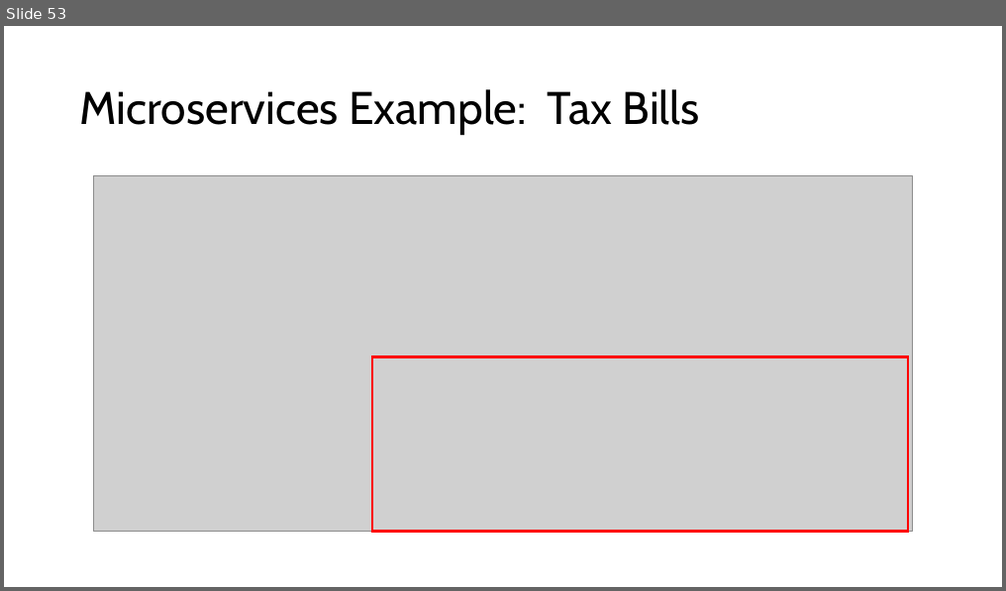
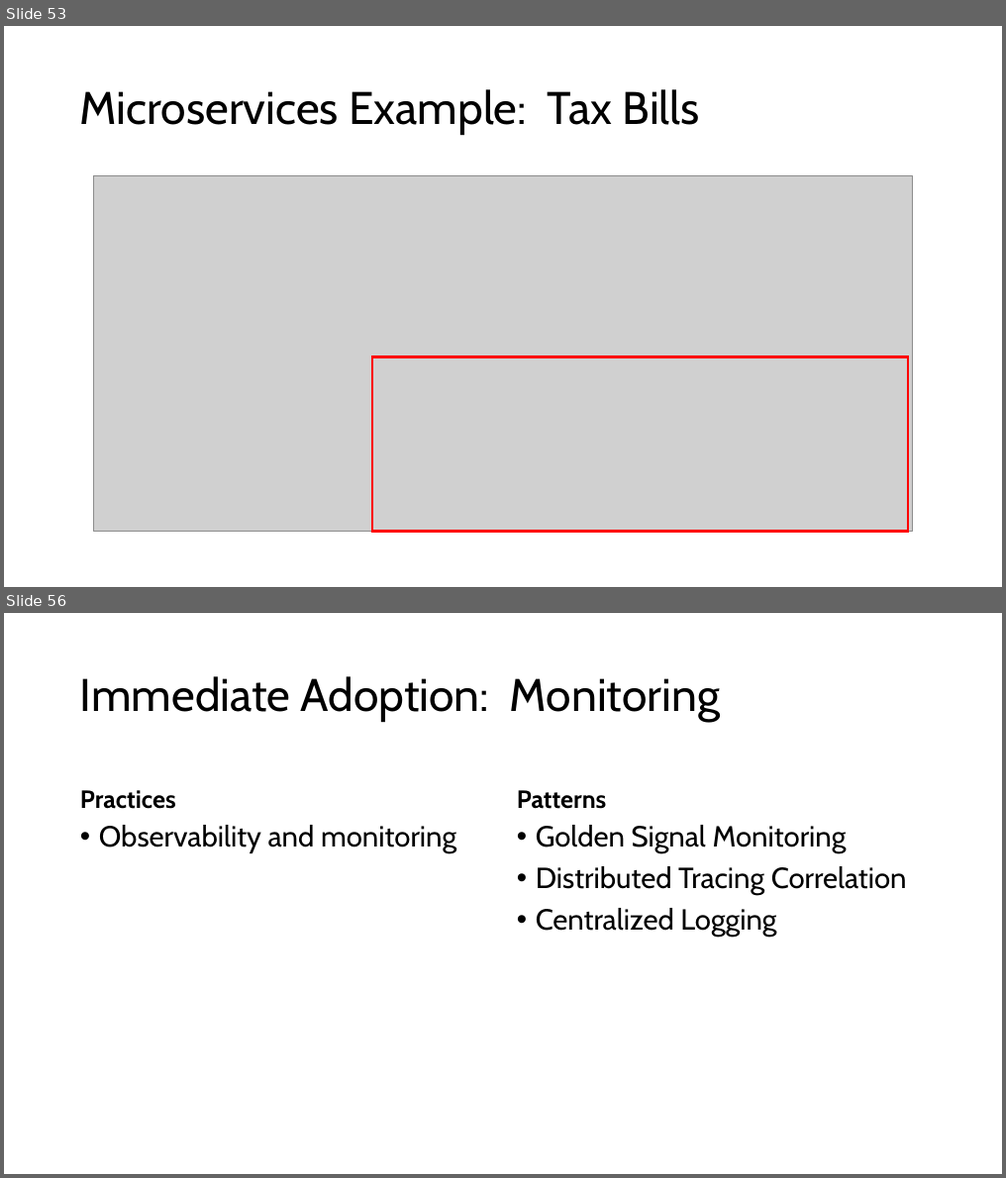
Before and after one commit to ericburcham/cloud-patterns-and-practices, a slide deck: Presentation.pptx. Shown one above the other, each under a label of ours: slide 53 before the commit, slides 53 and 56 after it; the slides between them are not shown. The pictures are 1006x591 and 1006x1178 pixels, drawn with LibreOffice and Linux fonts; fonts in the diff are those of the drawing; grey boxes stand for pictures. Boxes give left, top, right and bottom in pixels: in the first picture for what was removed or moved away, otherwise in the second. Text is boxed around its words. In the diff, an @@ line names an element or a change of style, - is before the commit and + after.

```diff
--- a/Presentation.pptx
+++ b/Presentation.pptx
@@ slide 56 added at (4, 613, 1002, 1174), background #FFFFFF @@
@@ title added at (80, 676, 720, 722), 44 pt, text #000000 @@
+Immediate Adoption: Monitoring
@@ text added at (80, 790, 176, 809), 24 pt, text #000000, bold @@
+Practices
@@ text added at (517, 790, 607, 809), 24 pt, text #000000, bold @@
+Patterns
@@ text added at (99, 825, 456, 854), 28 pt, text #000000 @@
+• Observability and monitoring
@@ text added at (536, 825, 907, 937), 28 pt, text #000000 @@
+• Golden Signal Monitoring
+• Distributed Tracing Correlation
+• Centralized Logging
```
Also in this commit, not shown: 2 slides changed, 34 other slides added, 1 other file.
